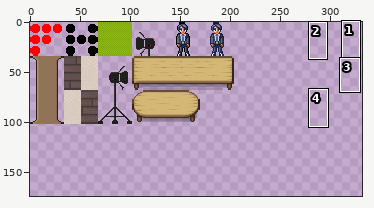
File history of a sprite sheet, tilemaps/own.png. The picture above shows the old version from afar; the outline marks the close-up.
Close-up. Before the commit:
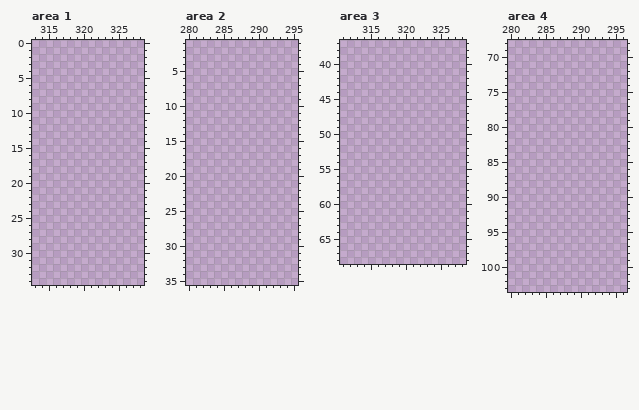
The file is 340x340 pixels. Pixels under 10% opacity are left out. Colours within 5 levels of each other are drawn and written as one. Shown: area 1: x 313..328, y 0..34; area 2: x 280..295, y 1..35; area 3: x 311..328, y 37..68; area 4: x 280..296, y 68..103. The wide view leaves out empty margins. The commit also changed other parts of the picture, which this record leaves out.
New version:
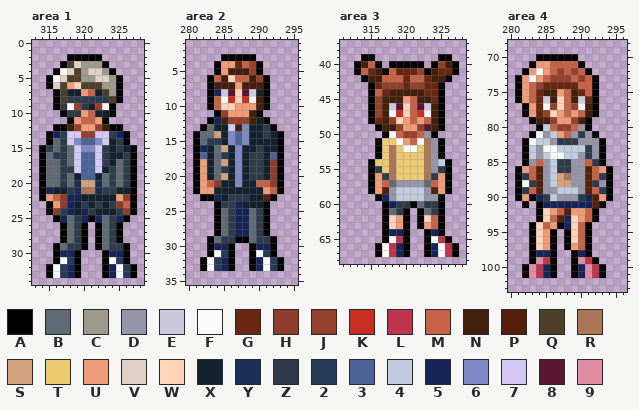
Palette (. is transparent): A #000000  B #5f6b75  C #9f998b  D #9594a9  E #c9cadc  F #fafafa  G #692712  H #8d3d29  J #95402c  K #c92e22  L #c0344b  M #c66347  N #43200c  P #54200c  Q #4d3f2a  R #ab7656  S #d2a27d  T #ebca72  U #ef9c78  V #dfd1c5  W #ffd4b9  X #14222d  Y #1a2f54  Z #2d3b4b  2 #243b58  3 #4b6396  4 #c2ccdf  5 #172459  6 #8089c5  7 #d4c9f4  8 #5a1531  9 #e18ea4
The exact change:
Changed rows in their new state; - is an unchanged pixel.
Area 1:
first column x 314:
 2 ----AAAAA-----
 3 ---AQVCCCA----
 4 --AFVQCVVCA---
 5 -AFVQQCCVVCA--
 6 -AVQUWQQQCCA--
 7 --AQXXUMXQCA--
 8 --AQZZZZZZQA--
 9 --AZFJZXJFA---
10 ---AZZUMXXA---
11 ----AUMMUA----
12 --AANJUUJNAA--
13 -A5Z77JJ77Z5A-
14 -ABZ763367XZA-
15 AZBZB7667ZXZXA
16 ABZZB7337ZXXZA
17 ABBZB7337ZXBZA
18 ABBZZ7337XZBZA
19 ABBZBX33XBZBZA
20 ABBZBYSSYBZBZA
21 A5XXZYRRYZZXXA
22 AUMH55XXXXXUHA
23 -AUH5XZXZXZHMA
24 -AHZ5X5ZXXXZHA
25 --A5BZ5A5BZ5A-
26 ---ABZA-ABZA--
27 ---ABZA-ABZA--
28 ---ABZA-ABZA--
29 --ABZZA-ABZZA-
30 --A55A---A55A-
31 --AF2A---AF2A-
32 -AF25A---A5F2A
33 -AF25A---A5F2A
Area 2:
first column x 281:
 3 ----AAAAA----
 4 ---AUUGMJA---
 5 ---AUNNNJA---
 6 --AMNWMMNJA--
 7 --ANNNUNNNA--
 8 --A5E8W8EXA--
 9 --AMFKWKFNA--
10 --AMWWUUUNA--
11 ---AJUUUNA---
12 --A5NJJJNXA--
13 -ABXX7N6XXZA-
14 ABBSX636XXZXA
15 ABZZX636XXXXA
16 A5XBSX6XXZXXA
17 A3XBZX6XZZX3A
18 AUXBSX6XZZXHA
19 AUXBZX6XZZXHA
20 AUXBSX6XZZXHA
21 AUMHXX6XXMMHA
22 AUUXXXXXXXUMA
23 -AA5XZZZXXPA-
24 ---AZZ5XXXA--
25 ---ABZ55BZA--
26 ---ABZ55BZA--
27 ---ABZ55BZA--
28 ---ABZ55BZA--
29 --ABZZAABZZA-
30 --A55A--A55A-
31 --AF2A--AF2A-
32 -AF25A--A5F2A
33 -AF25A--A5F2A
Area 3:
first column x 313:
39 -AA---------AA-
40 ANMA-AAAAA-AJNA
41 AMGNAMGGGJANGGA
42 -ANNMMMGMMGNNA-
43 --AGJJJGJJGGA--
44 --AMGNNNNNGGA--
45 --AJNNNUMNNGA--
46 --AJNE8WM8ENA--
47 --AJNFKWMKFNA--
48 --AGNJWUMUMNA--
49 ---ANNJUUJ8NA--
50 ----AFMJJMDA---
51 ---ATTFUMFRDA--
52 ---ATRTFFTRDA--
53 ---ATRTTTTRDA--
54 --ATTRTTTTRD4A-
55 --AZTRTTTTRDZA-
56 --AUZRTTTTRZUA-
57 --AUMBDDDDBMUA-
58 --AUPD4444DPUA-
59 ---A5D4444DDA--
60 ----A5ZZABZZA--
61 ----ABZA-ABZA--
62 ----AWUA-AWMA--
63 ----AWUA-AUMA--
64 ----A55A--A5A--
65 ----AFLA--AFLA-
66 ---AFL5A--A5FLA
67 ---AFL5A--A5FLA
Area 4:
first column x 281:
 70 ---AAAAAA-----
 71 --AUUMMMMA----
 72 -AUFUMJMJMA---
 73 AUFUMJJJMJMA--
 74 AUMJGGGGGMMA--
 75 AUMGNNUMNGMA--
 76 AUMGENWMNEGA--
 77 -AUGFJWMJFNA--
 78 -AUGJWUMUMNA--
 79 --ANNJUUJNA---
 80 ---A4MJJMDA---
 81 --AFD4UMDZDA--
 82 -AF44DZZZDDDA-
 83 -A4DFF4444ZDA-
 84 -A4D4FF44DZDA-
 85 -ADMD4ZZDDMZA-
 86 AUMPD4ZZDDPMUA
 87 AZMPD4SRDDPMZA
 88 AFZPD4SSDDPZDA
 89 AZMPDD444DPMZA
 90 AUA5Z4DDDZ5PUA
 91 -A-A5555555PA-
 92 ---AWUMPUUMA--
 93 ---AWMP5WUMA--
 94 --AWMUA5WMA---
 95 --AWUA-AWMA---
 96 --AWUA-AWMA---
 97 --AWUA-AUMA---
 98 --A55A--A5A---
 99 --A9LA--A9LA--
100 -A9L5A--A59LA-
101 -A9L5A--A59LA-
Pixel boxes of the changes (left, top, right, bottom) in both close-ups:
added: (39, 54, 137, 278)
added: (193, 54, 284, 271)
added: (354, 54, 459, 257)
added: (515, 54, 613, 278)
